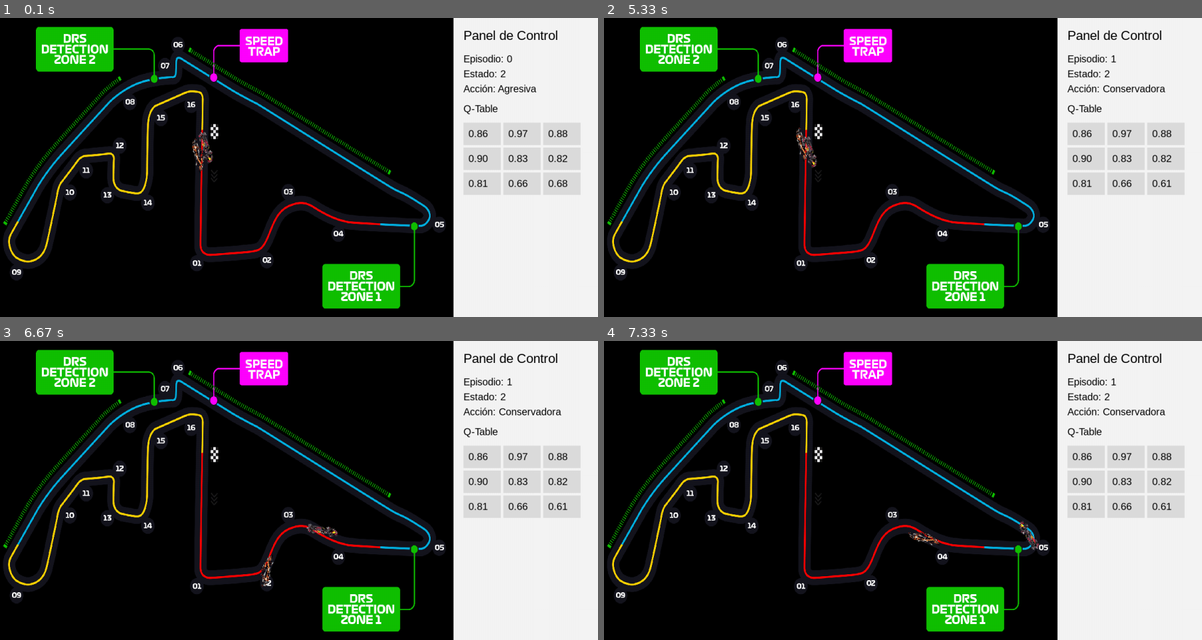
Above: before the commit, frames 1-4 (two rows, left to right).
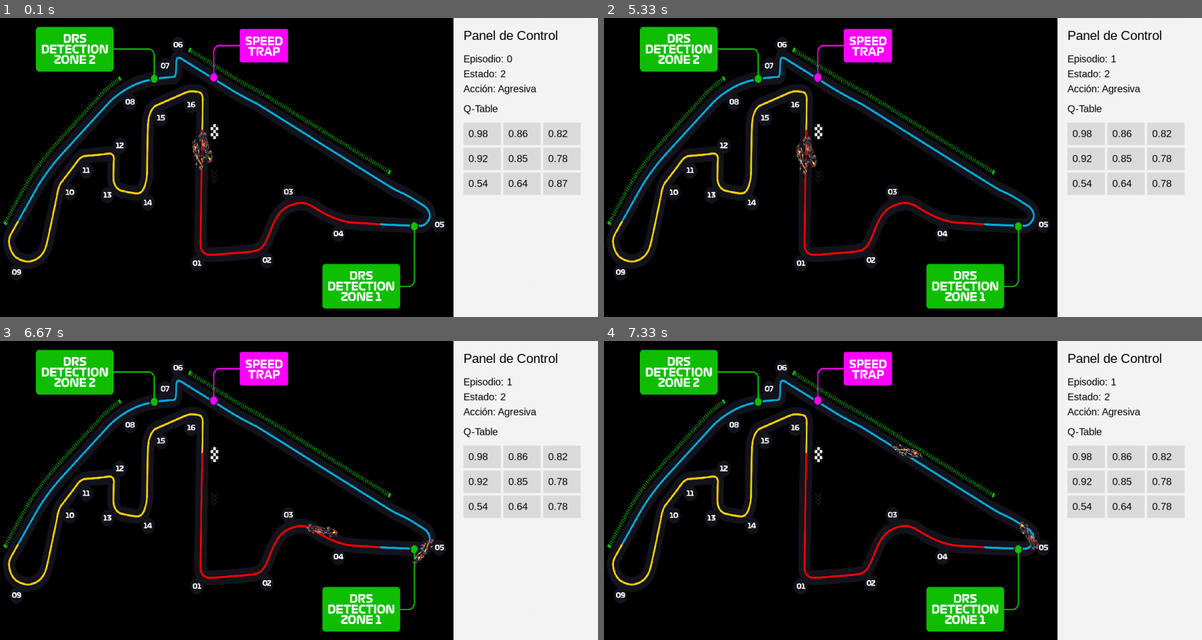
Above: after the commit, the same moments.

Repository: TaniaAraque/Proyecto-3-IA-F1-ML
Game: pygame game, started from main.py
Two runs of this game, one before a commit and one after it. Both use one fixed random seed, a clock stepped at 60 frames per second and the inputs below.
Inputs:
- Up to frame 1 (0.1 s): no input
- Up to frame 2 (5.33 s): no input
- Up to frame 3 (6.67 s): no input
- Up to frame 4 (7.33 s): no input

The runs differ from the first frame. In frame 1, 0.2% of the frame differs, in the area x 79-95%, y 37-57%; in frame 2, 0.5%; in frame 3, 0.5%, in the area x 43-95%, y 22-83%; in frame 4, 0.5%.

Commit message:
Add Final Race Points based Reward, gitignore, and requirements.txt

Diff:
--- a/agent/q_learning.py
+++ b/agent/q_learning.py
@@ -28,12 +28,17 @@
             action = int(np.argmax(Q[state]))
 
         next_state, reward, done, info = env.step(action)
-        rewards_log.append(reward)
 
+        # Target: Recompensa inmediata + (Gamma * Valor futuro máximo)
         target = reward
+
+        # Actualización de la Q-Table
         Q[state, action] += alpha * (target - Q[state, action])
 
+        # Decaimiento de Epsilon
         epsilon = max(epsilon_end, epsilon - eps_decay)
+
+        rewards_log.append(reward)
 
         # Imprimir progreso cada cierto número de episodios
         if (ep + 1) % 500 == 0:
--- a/f1_env/environment.py
+++ b/f1_env/environment.py
@@ -19,6 +19,13 @@
     def reset(self):
         self.state = random.choice([0, 1, 2])
         return self.state
+
+    def _get_finish_sample(self, dist):
+        # Extraer positions (population) y probabilidades (weights)
+        positions = [item[0] for item in dist]
+        weights = [item[1] for item in dist]
+
+        return random.choices(positions, weights=weights, k=1)[0]
 
 
     def sample_finish_norris(self, state, action):
@@ -44,13 +51,14 @@
             else:
                 dist = [(1, 0.25), (2, 0.20), (3, 0.20), (5, 0.15), (20, 0.20)]
 
-        r = random.random()
-        acum = 0
-        for pos, p in dist:
-            acum += p
-            if r <= acum:
-                return pos
-        return dist[-1][0]
+        #r = random.random()
+        #acum = 0
+        #for pos, p in dist:
+        #    acum += p
+        #    if r <= acum:
+        #        return pos
+        #return dist[-1][0]
+        return self._get_finish_sample(dist)
 
     def sample_finish_rival(self, driver_name):
         if driver_name == "Verstappen":
@@ -58,13 +66,14 @@
         else:
             dist = [(1, 0.30), (2, 0.25), (3, 0.20), (4, 0.10), (5, 0.10), (10, 0.05)]
 
-        r = random.random()
-        acum = 0
-        for pos, p in dist:
-            acum += p
-            if r <= acum:
-                return pos
-        return dist[-1][0]
+        #r = random.random()
+        #acum = 0
+        #for pos, p in dist:
+        #    acum += p
+        #    if r <= acum:
+        #        return pos
+        #return dist[-1][0]
+        return self._get_finish_sample(dist)
 
     def points_for_position(self, pos):
         return self.points_table.get(pos, 0)
@@ -76,15 +85,33 @@
         pos_v = self.sample_finish_rival("Verstappen")
         pos_p = self.sample_finish_rival("Piastri")
 
-        pts_n = self.base_points["Norris"] + self.points_for_position(pos_n)
-        pts_v = self.base_points["Verstappen"] + self.points_for_position(pos_v)
-        pts_p = self.base_points["Piastri"] + self.points_for_position(pos_p)
+        # Puntos ganados en la carrera.
+        pts_n_carrera = self.points_for_position(pos_n)
+        pts_v_carrera = self.points_for_position(pos_v)
+        pts_p_carrera = self.points_for_position(pos_p)
 
+        # ------------------------------------------------------------------------------------------------------------------------------
+        # ESTRATEGIA CORTO PLAZO: MAXIMIZAR LA CARRERA.
+        #max_carrera = max(pts_n_carrera, pts_v_carrera, pts_p_carrera)
+        #reward = 1 if (pts_n_carrera == max_carrera and pts_n_carrera > pts_v_carrera and pts_n_carrera > pts_p_carrera) else 0
+        #--------------------------------------------------------------------------------------------------------------------------------
+
+        # TOTAL FINAL del Campeonato.
+        pts_n = self.base_points["Norris"] + pts_n_carrera
+        pts_v = self.base_points["Verstappen"] + pts_v_carrera
+        pts_p = self.base_points["Piastri"] + pts_p_carrera
+
+
+        #ESTRATEGIA LARGO PLAZO: ASEGURAR EL CAMPEONATO.
         max_pts = max(pts_n, pts_v, pts_p)
-
+        # Global. Puntos iniciales y puntos ganados.
         reward = 1 if (pts_n == max_pts and pts_n > pts_v and pts_n > pts_p) else 0
 
-        return None, reward, True, {
+        next_state = state
+        done = True
+
+        # LARGO PLAZO
+        return next_state, reward, done, {
             "pos_norris": pos_n,
             "pos_ver": pos_v,
             "pos_pias": pos_p,
@@ -92,3 +119,13 @@
             "pts_ver": pts_v,
             "pts_pias": pts_p,
         }
+
+
+        #return next_state, reward, done, {
+        #    "pos_norris": pos_n,
+        #    "pos_ver": pos_v,
+        #    "pos_pias": pos_p,
+        #    "pts_norris": pts_n_carrera,
+        #    "pts_ver": pts_v_carrera,
+        #    "pts_pias": pts_p_carrera,
+        #}
--- a/main.py
+++ b/main.py
@@ -22,7 +22,7 @@
     # Descomentar para ejecutar la simulación animada de la carrera
 
     print("Iniciando simulación animada de carrera...")
-    sim = F1RaceSim(env, Q, episodes=150)
+    sim = F1RaceSim(env, Q, episodes=500)
     sim.run()
 
     print("Entrenamiento completado. Gráficas guardadas en /results")
Binary file changed: requirements.txt
Binary file changed: results/Q_table.npy
Binary file changed: results/Qtable_heatmap.png
Binary file changed: results/policy.png
Binary file changed: results/reward_curve.png
Not shown, added: .gitignore
